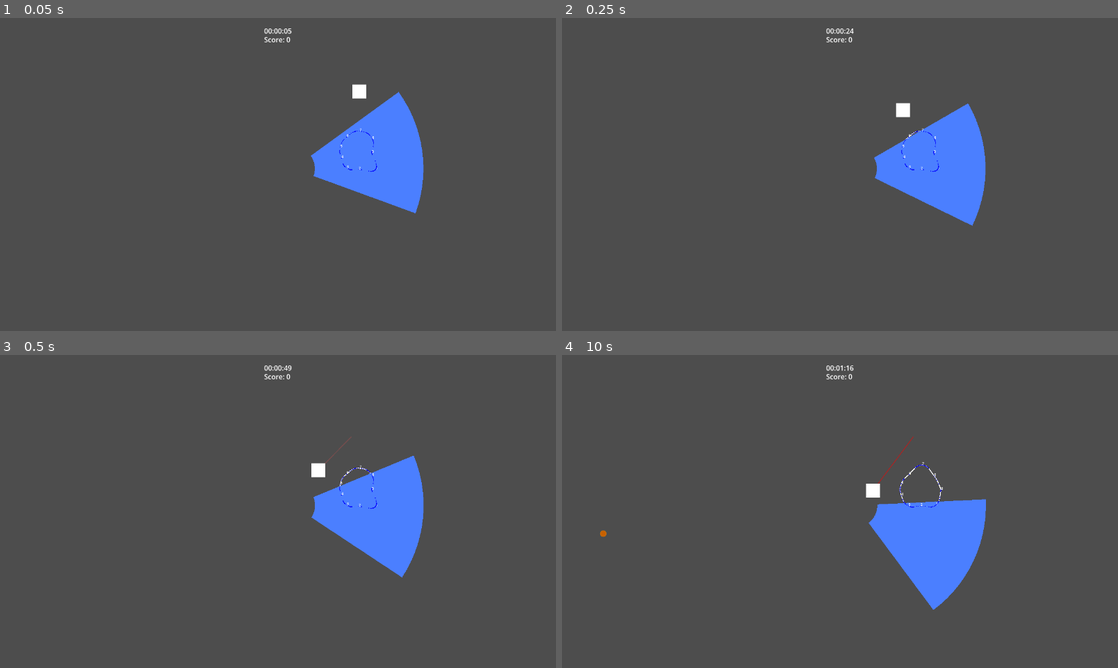
Above: before the commit, frames 1-4 (two rows, left to right).
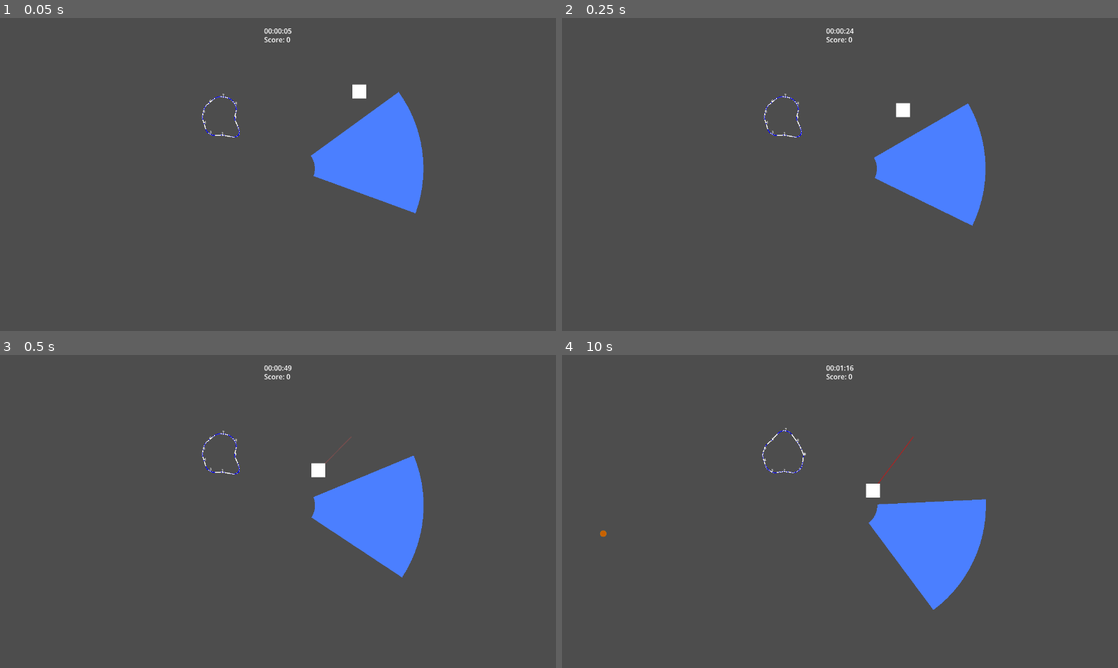
Above: after the commit, the same moments.

Repository: ArjanBroos/GMTK-2025
Game: Godot game, scene res://levels/kazu_test.tscn
The game is run twice, just before and just after one commit, with the same random seed, the same clock (stepped at 60 frames per second) and the same inputs. This scene is started directly instead of the project's main scene.
Inputs (mouse positions are in pixels of both pictures, inside the frame that each line leads up to):
- Up to frame 1 (0.05 s): no input
- Up to frame 2 (0.25 s): no input
- Up to frame 3 (0.5 s): no input
- Up to frame 4 (10 s): move the mouse to (962, 495) at 0.52 s; tap Space at 0.77, 1.52, 3.02, 3.77, 4.52, 6.02, 6.77, 7.52, 9.77 s; move the mouse to (728, 527) at 1.27 s; move the mouse to (895, 442) at 2.02 s; move the mouse to (812, 574) at 2.77 s; move the mouse to (1006, 558) at 3.52 s; move the mouse to (673, 464) at 4.27 s; move the mouse to (867, 511) at 5.02 s; move the mouse to (756, 433) at 5.77 s; move the mouse to (962, 495) at 6.52 s; move the mouse to (728, 527) at 7.27 s; move the mouse to (895, 442) at 8.02 s; click "Try again" at 8.75 s; move the mouse to (812, 574) at 9.52 s

The runs differ from the first frame. In frame 1, 0.2% of the frame differs, in the area x 36-68%, y 24-50%; in frame 2, 0.2%; in frame 3, 0.2%; in frame 4, 0.2%, in the area x 36-69%, y 23-49%.

Commit message:
Set in-editor pause for safespace default to true
To prevent continually changing version control changes

Diff:
--- a/levels/kazu_test.tscn
+++ b/levels/kazu_test.tscn
@@ -32,10 +32,6 @@
 rotation = 1702.09
 rotation_speed = 50.0
 outer_radius = 300.0
-pause_in_editor = true
 
 [node name="Test" parent="." instance=ExtResource("4_7rs05")]
-position = Vector2(819, 310)
-nrof_segments = null
-radius = null
-radius_noise = null
+position = Vector2(503, 231)
--- a/safespace/safespace.gd
+++ b/safespace/safespace.gd
@@ -15,7 +15,7 @@
 var arc_length: int = 15
 
 @export
-var pause_in_editor: bool = false
+var pause_in_editor: bool = true
 
 func _calculate_shape() -> Array[Vector2]:
 	var points: Array[Vector2] = []
